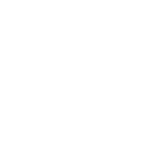
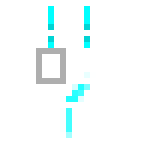
Layers edited between the first and the second (144, 144) image:
added layer "ProcessPriorityJoin" above "レイヤー 1" over [36, 6, 90, 102]
added layer "レイヤー 1" above "Process" over [60, 72, 90, 138]
hid "Process" over [36, 36, 90, 102]
